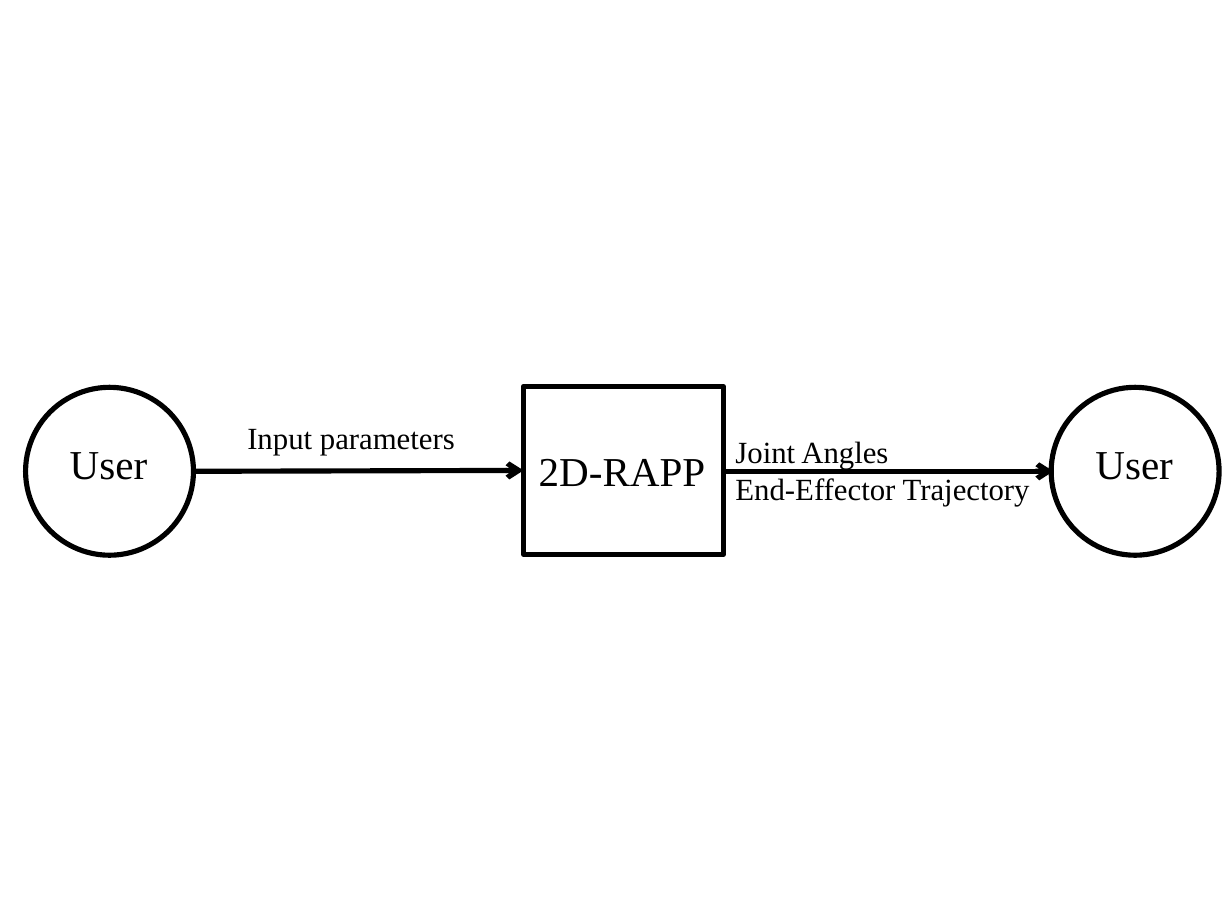
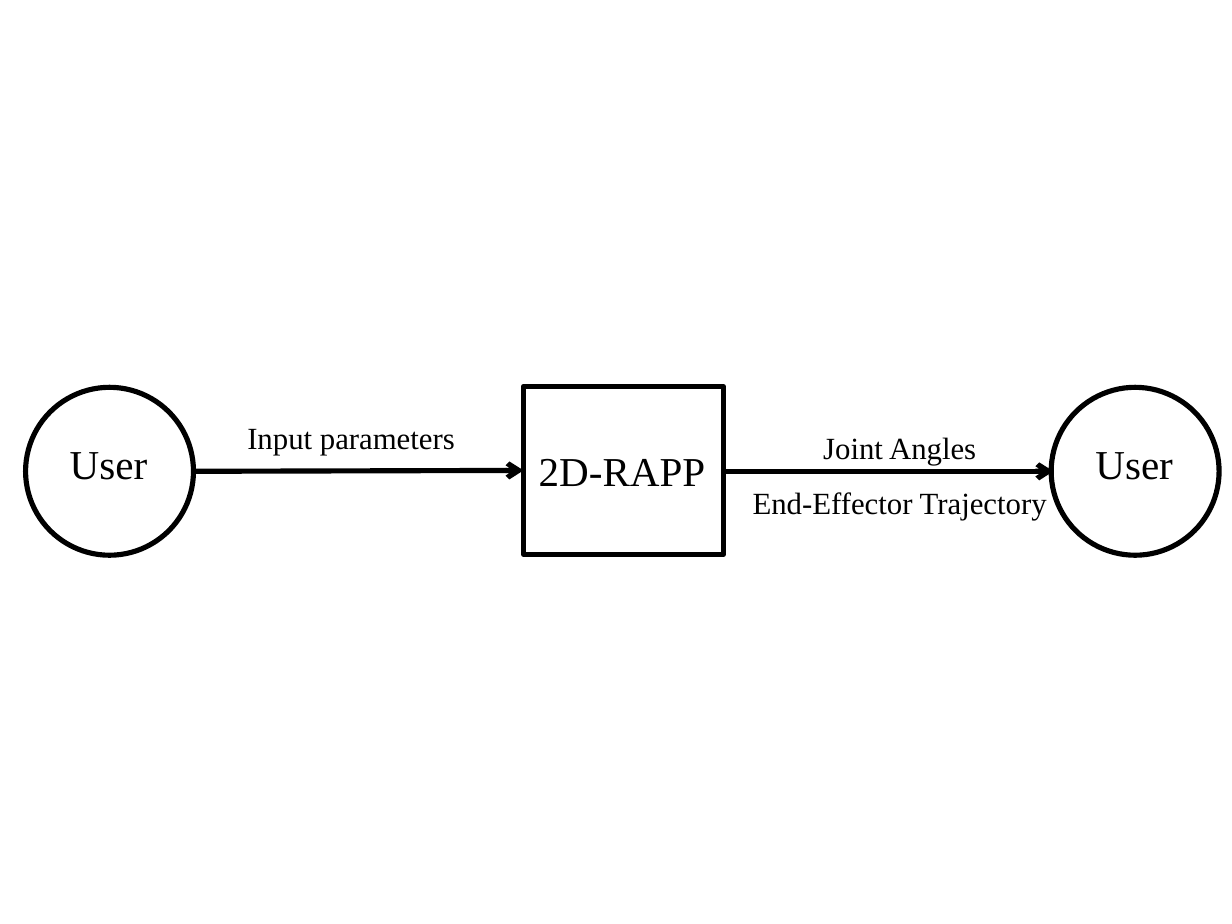
Before and after one commit to FangZiyang/CAS741-Ryan, a slide deck: slide 1 of docs/SRS/SystemContextFigure.pptx. Drawn at 1232x924 pixels with LibreOffice and Linux fonts; fonts in the diff are those of the drawing. Boxes give left, top, right and bottom in pixels: in the first picture for what was removed or moved away, otherwise in the second. Text is boxed around its words. In the diff, an @@ line names an element or a change of style, - is before the commit and + after.

```diff
--- a/docs/SRS/SystemContextFigure.pptx
+++ b/docs/SRS/SystemContextFigure.pptx
@@ text "Joint Angles": place and size @@
-text "Joint Angles" at box(735, 441, 1030, 506)
+text "Joint Angles" at box(753, 437, 1047, 521)
@@ text "Joint Angles" at box(753, 437, 1047, 521): alignment left to centre; line spacing 1 to 1.5 @@
```
Also in this commit, not shown: 3 other files.
